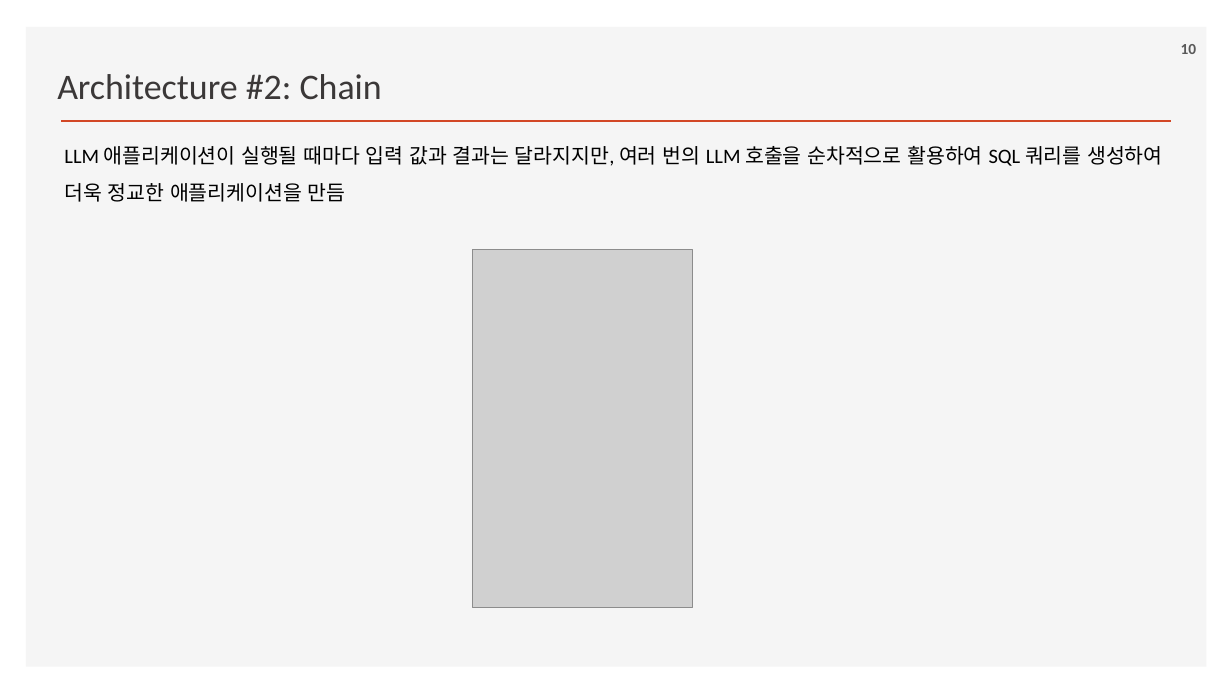
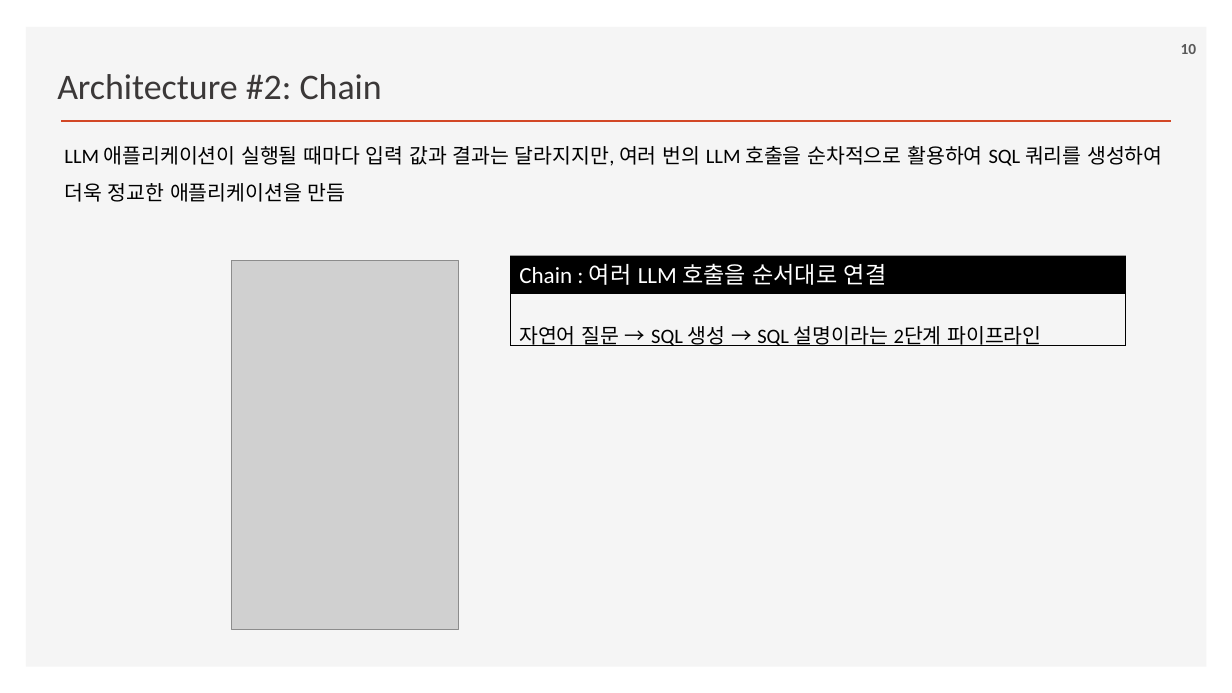
Before and after one commit to ancestor9/2026_Fall_Learning-Langchain-AI-Agent, a slide deck: slide 10 of ppts/CHAPTER 5 Cognitive Architectures with LangGraph.pptx. Drawn at 1232x693 pixels with LibreOffice and Linux fonts; fonts in the diff are those of the drawing; grey boxes stand for pictures; background and template pictures are left out. Boxes give left, top, right and bottom in pixels: in the first picture for what was removed or moved away, otherwise in the second. Text is boxed around its words. In the diff, an @@ line names an element or a change of style, - is before the commit and + after.

```diff
--- a/ppts/CHAPTER 5 Cognitive Architectures with LangGraph.pptx
+++ b/ppts/CHAPTER 5 Cognitive Architectures with LangGraph.pptx
@@ picture: place and size @@
-picture at [472,250,692,608]
+picture at [231,260,458,629]
@@ rectangle added at [510,256,1126,294], fill #000000, 18 pt, text #FFFFFF @@
+Chain : 여러 LLM 호출을 순서대로 연결
@@ rectangle added at [510,294,1126,346], outline #000000 0.75 pt, 16 pt, text #000000 @@
+자연어 질문 → SQL 생성 → SQL 설명이라는 2단계 파이프라인
```
Also in this commit, not shown: 5 other slides changed, 1 slide added, 1 slide removed.
